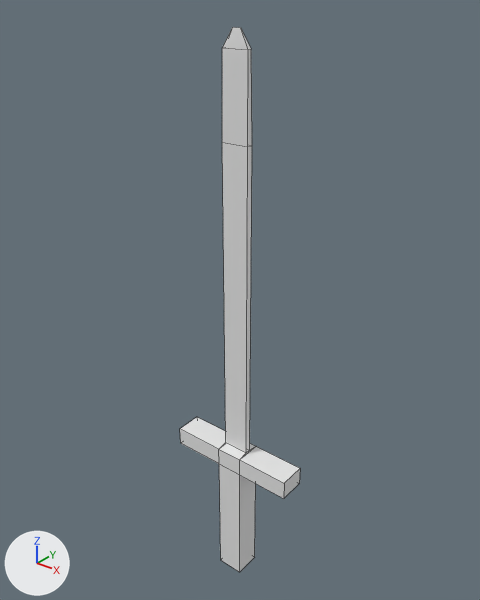
The FBX model Assets/Resources/Meshes/Items/Sword.fbx as it was, and as the next commit left it.
Before and after are seen from a 50 mm lens placed at (0.633, -0.784, 0.882), pointed at (-0.017, 0.029, 0.378). Every picture has the same lights, and +X, +Y and +Z are marked at lower left. Mesh edges are drawn as thin lines.
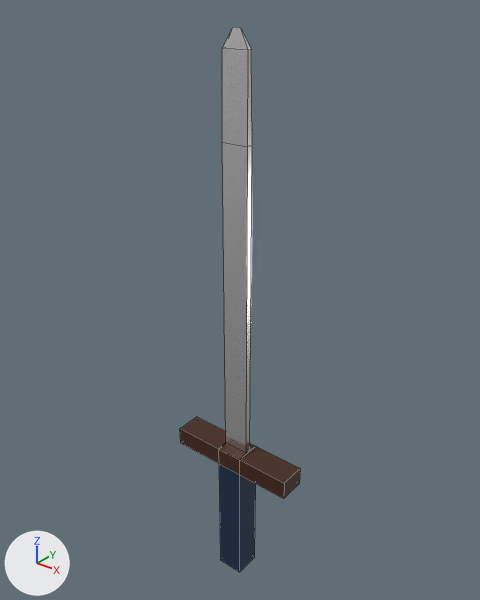
The newer file is also turned or shifted as a whole; pictures and numbers use the older file's frame.

Where the change shows, as pixel boxes (x1, y1, x2, y2) in the pictures (480 x 600 px):
part 1 of me_cube_002, recoloured
    both: (222, 27, 252, 453)
part 2 of me_cube_002, recoloured (white to brown)
    both: (180, 417, 300, 499)
part 3 of me_cube_002, recoloured (white to blue)
    both: (219, 464, 256, 572)

Diff of the bpy script that builds the scene:
```diff
--- a/Assets/Resources/Meshes/Items/Sword.fbx.py
+++ b/Assets/Resources/Meshes/Items/Sword.fbx.py
@@ mat_crossguard @@
+mat_crossguard = principled_material('Crossguard')
+mat_crossguard.base_color = (0.055, 0.0148, 0.0035)  # brown #42200b
@@ mat_blade @@
+mat_blade = principled_material('Blade')
+mat_blade.base_color = (1.0, 1.0, 1.0)  # white #ffffff
+mat_blade.metallic = 1.0
+mat_blade.roughness = 0.193
@@ mat_grip @@
+mat_grip = principled_material('Grip')
+mat_grip.base_color = (0.00241, 0.0242, 0.0668)  # dark blue #082b49
@@ me_cube_002 @@
 me_cube_002.from_pydata(...)  # 34 vertices, 33 faces; spans x -0.125..0.125, y -0.025..0.025, z -0.2..0.819
 # used by ob_cube; location = (0.0, 0.0, 0.0)
+# me_cube_002 part 1: all 12 faces centred in x -0.025..0.025, y -0.005..0.005, z 0.372..0.805 switch from no material to mat_blade (white #ffffff)
+# me_cube_002 part 2: all 16 faces centred in x -0.125..0.125, y -0.025..0.025, z 0.05..0.087 switch from no material to mat_crossguard (brown #42200b)
+# me_cube_002 part 3: all 5 faces centred in x -0.025..0.025, y -0.025..0.025, z -0.2..-0.075 switch from no material to mat_grip (dark blue #082b49)
```
